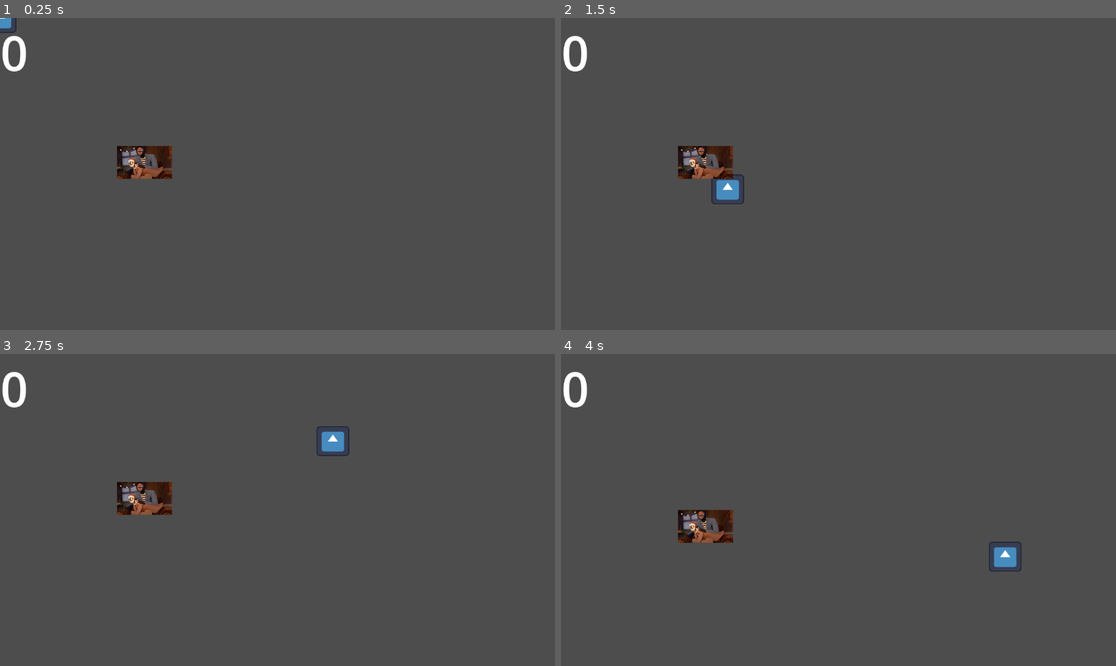
Above: before the commit, frames 1-4 (two rows, left to right).
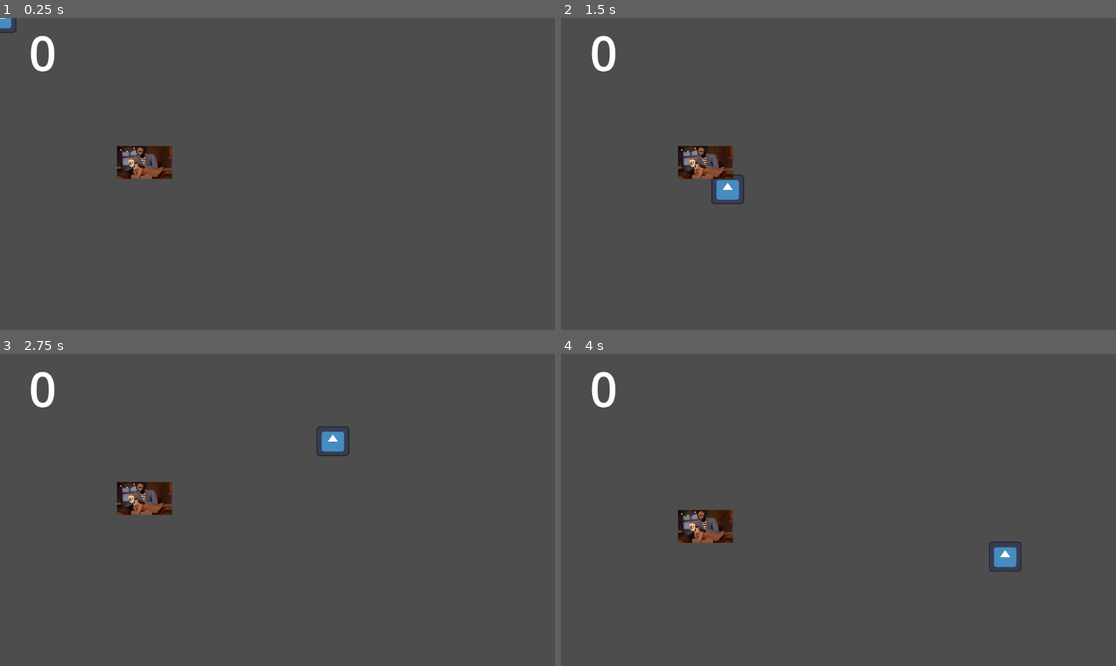
Above: after the commit, the same moments.

Repository: nick-leslie/Gmtk-game-jam-2025
Game: Godot game, scene res://Scenes/main.tscn
The game is run twice, just before and just after one commit, with the same random seed, the same clock (stepped at 60 frames per second) and the same inputs. The engine's default icon, where the game draws it, is replaced by a stand-in: a white triangle on a blue panel in a dark square.
Inputs (mouse positions are in pixels of both pictures, inside the frame that each line leads up to):
- Up to frame 1 (0.25 s): no input
- Up to frame 2 (1.5 s): tap Enter at 0.5 s; move the mouse to (960, 158) at 0.52 s; click (960, 158) at 0.67 s; tap Space at 1.25 s; move the mouse to (727, 189) at 1.27 s; click (727, 189) at 1.42 s
- Up to frame 3 (2.75 s): tap Enter at 2 s; move the mouse to (333, 441) at 2.02 s; click (333, 441) at 2.17 s
- Up to frame 4 (4 s): tap Space at 2.75 s; move the mouse to (810, 572) at 2.77 s; click (810, 572) at 2.92 s; move the mouse to (1005, 556) at 3.52 s; click (1005, 556) at 3.67 s

The runs differ from the first frame. In frame 1, 0.5% of the frame differs, in the area x 0-10%, y 5-18%; in frame 2, 0.5%; in frame 3, 0.5%; in frame 4, 0.5%.

Commit message:
COMBOOOOOOOOS

Diff:
--- a/Scenes/enemy.tscn
+++ b/Scenes/enemy.tscn
@@ -7,6 +7,7 @@
 size = Vector2(116, 70)
 
 [node name="Enemy" type="Node2D"]
+position = Vector2(1, 0)
 script = ExtResource("1_4gyqm")
 health = 10
 max_speed = 3.5
--- a/Scenes/main.tscn
+++ b/Scenes/main.tscn
@@ -14,3 +14,5 @@
 point_scene = ExtResource("4_jjvhh")
 
 [node name="UI" parent="." instance=ExtResource("5_kry3j")]
+offset_left = 59.0
+offset_right = 59.0
--- a/Scripts/UI/score_control.gd
+++ b/Scripts/UI/score_control.gd
@@ -4,15 +4,20 @@
 
 
 func _ready() -> void:
-	var player = get_parent().get_node("Player")
-	print(player)
-	if player != null:
-		player.connect("loop_complete",on_loop_compleate)
+	EventBus.ComboIncreased.connect(combo_increaded)
+	EventBus.ComboEnded.connect(combo_ended)
 	pass
 
-func on_loop_compleate(combo:int):
+func combo_increaded(combo:int):
 	var string = "[font_size={{size}}]{combo}[/font_size]".format({"combo":combo,"size":100+combo})
 	#todo animation???? cool like scaling fount based on combo sizer
+	set_counter(string)
+	pass
+
+func combo_ended():
+	var string = "[font_size={{size}}]{combo}[/font_size]".format({"combo":0,"size":100})
+	set_counter(string)
+
+func set_counter(string):
 	combo_counnter.clear()
 	combo_counnter.append_text(string)
-	pass
--- a/Scripts/enemy.gd
+++ b/Scripts/enemy.gd
@@ -6,9 +6,9 @@
 @export var health: int
 @export var max_speed: float
 @export var dash_mult: float
-@export var ray_count:int
-@export var ray_length:float
-@export_flags_2d_physics var collision_mask: int
+@export var ray_count:int = 10
+@export var ray_length:float =10000
+@export_flags_2d_physics var collision_mask: int = 1
 @onready var debug_line = Line2D.new()
 
 enum State {
@@ -24,17 +24,24 @@
 
 func _ready(): #setup
 	get_parent().add_child(debug_line)
-	get_parent().get_node("Player").connect("loop_complete",_on_player_loop_complete)
+	EventBus.LoopCreated.connect(check_circled)
+	EventBus.ComboIncreased.connect(take_damage)
 	pass
 
 func _process(delta: float) -> void: #loop
 	state_logic()
 	current_state = get_transition(delta)
 
-func _on_player_loop_complete(combo_count:int) -> void: # godot refrence magic?
-	if combo_count > 0:
-		var looped = check_line_col()
-		print("COMBO",combo_count)
+func take_damage(combo:int):
+	health -= combo
+	print(health)
+
+func check_circled() -> void: # godot refrence magic?
+	print("gaming????")
+	var looped = check_line_col()
+	print(looped)
+	if looped:
+		EventBus.EnemeyCircled.emit()
 	pass # Replace with function body.
 
 # we need to move
--- /dev/null
+++ b/Scripts/event_bus.gd
@@ -0,0 +1,15 @@
+extends Node
+
+var combo_count:int = 0
+
+signal LoopCreated
+signal EnemeyCircled
+
+
+signal ComboIncreased(count:int)
+signal ComboEnded
+
+
+
+
+#loopcreated ->  (enmey confirms circled)EnemeyCircled -> IncreaseCombo(once enemy circled then we raise combo) -> damange enemy
--- a/Scripts/player.gd
+++ b/Scripts/player.gd
@@ -10,23 +10,25 @@
 @export var close_point_count: int
 @export var point_scene: PackedScene
 var col_shape_dict: Dictionary = {}
-var combo:int = 0
-
-
-signal loop_complete
 
 var drawing = false
 var prev_pos = Vector2(0, 0)
 
+var combo = 0
+
 
 func _ready():
 	line_colider.area_entered.connect(on_loop_created)
+	EventBus.EnemeyCircled.connect(increase_combo)
 	pass
+
+func increase_combo():
+	combo+=1
+	EventBus.ComboIncreased.emit(combo)
 
 func on_loop_created(area):
 	if area.name == "HeadColliderBody":
-		combo +=1;
-		loop_complete.emit(combo)
+		EventBus.LoopCreated.emit()
 		var closest_index = get_closest_point_index()
 		remove_colider(closest_index)
 		remove_colider(closest_index-1)
@@ -102,10 +104,10 @@
 
 		prev_pos = mouse_position
 	elif drawing:
-		loop_complete.emit(0)
 		line.clear_points()
 		for child in line_colider.get_children():
 			child.queue_free()
-		combo= 0
+		combo = 0
+		EventBus.ComboEnded.emit()
 			#TODO maybe not free all of these
 		drawing = false
--- a/project.godot
+++ b/project.godot
@@ -14,3 +14,7 @@
 run/main_scene="uid://bgso3ttnhyoq"
 config/features=PackedStringArray("4.4", "Forward Plus")
 config/icon="res://icon.svg"
+
+[autoload]
+
+EventBus="*res://Scripts/event_bus.gd"
Not shown, added: Scripts/event_bus.gd.uid
